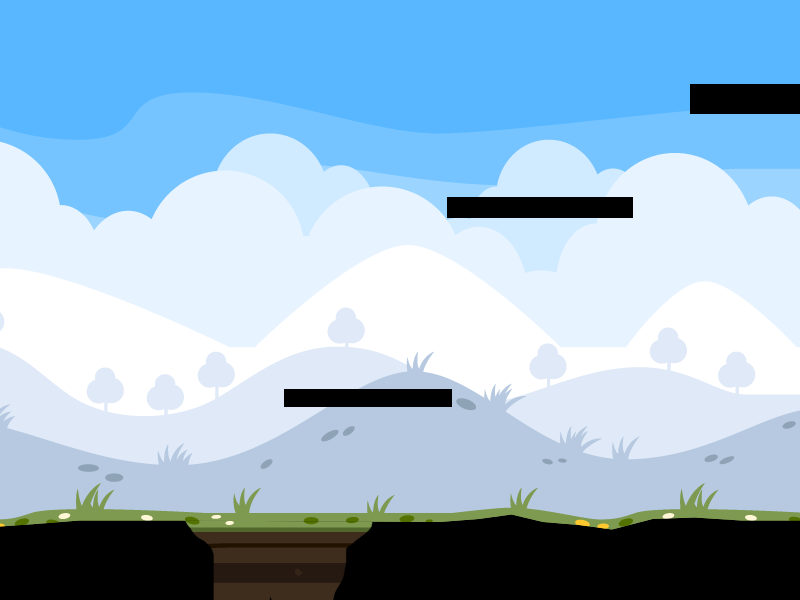
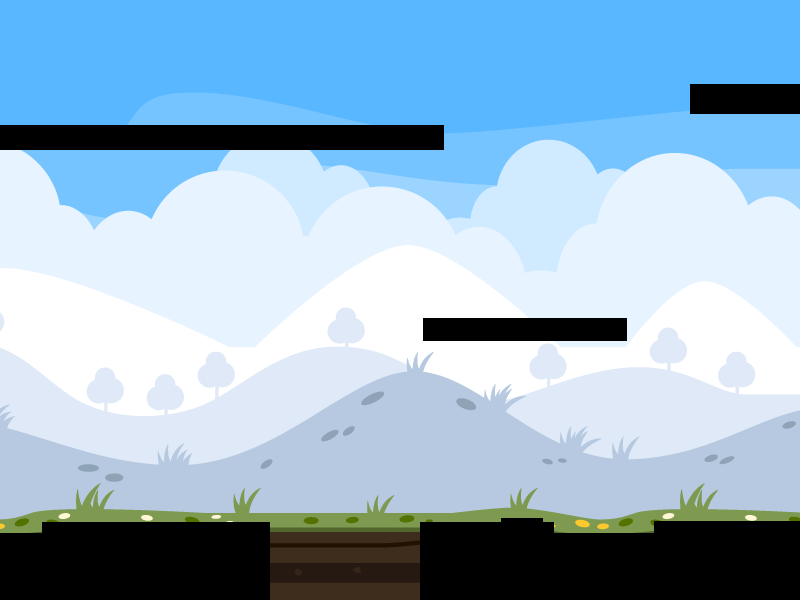
Revision of a layered 800x600 image; what changed, layer by layer:
hid "Boden genau" over [0, 125, 800, 600]
showed "Boden", painted on it over [0, 125, 800, 600]
